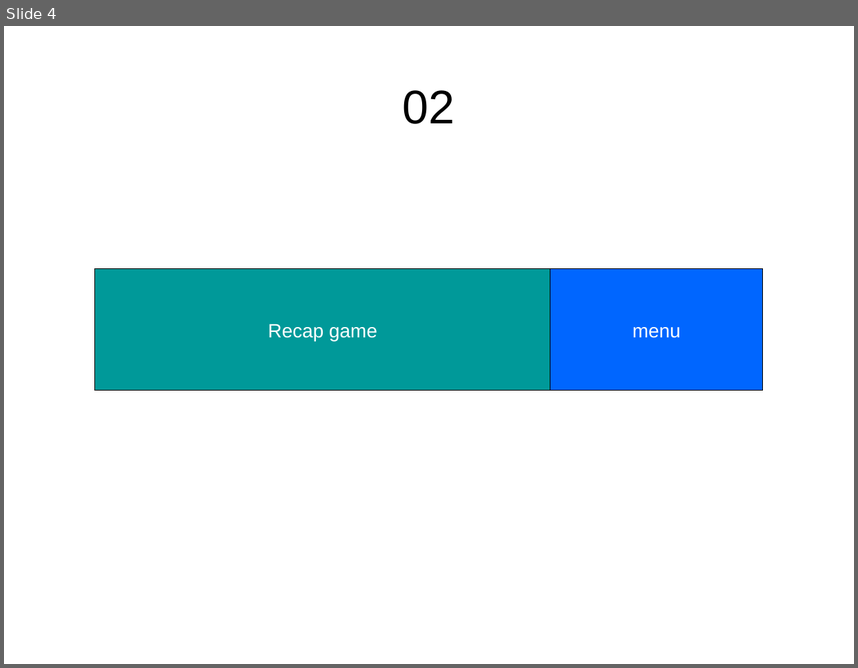
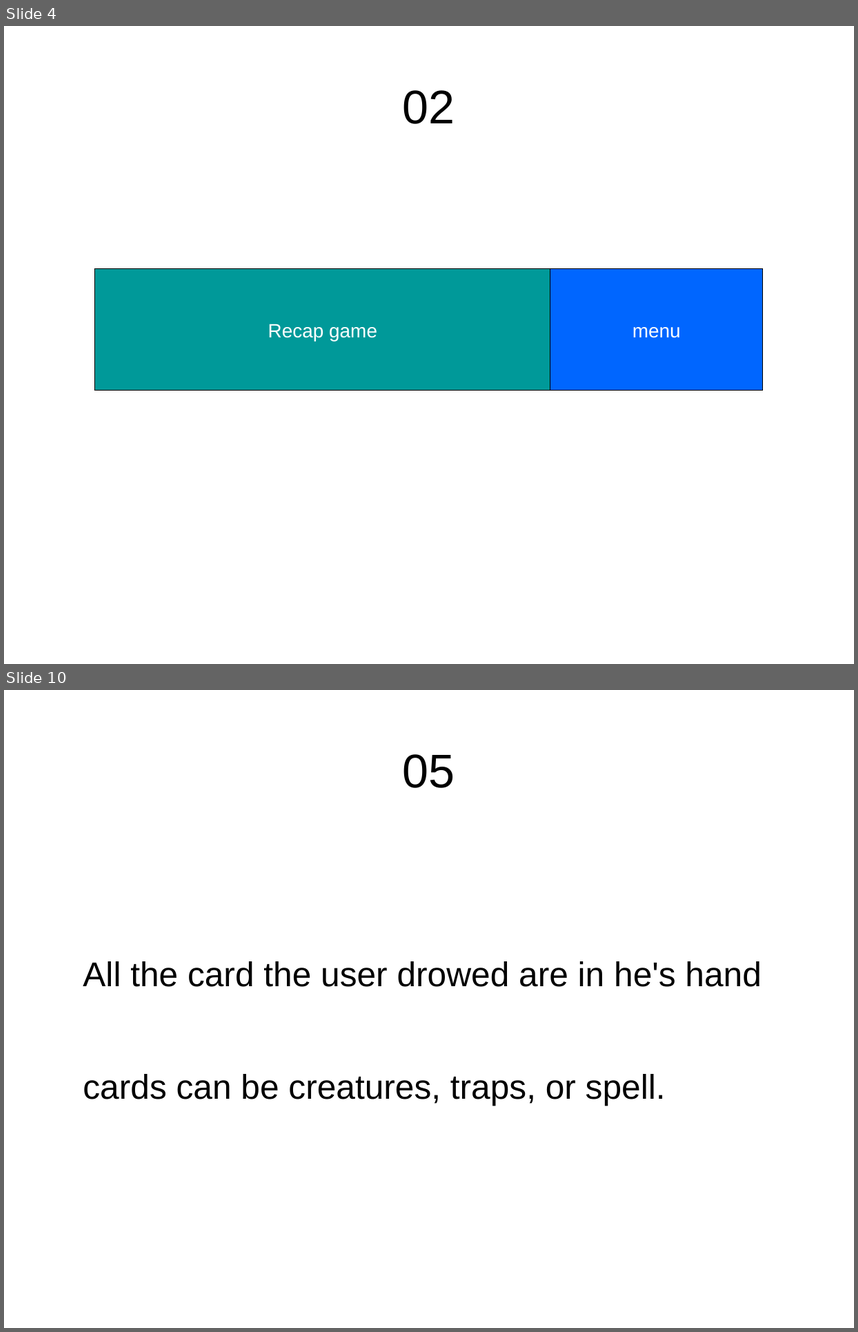
Before and after one commit to idolord/CryptDuel, a slide deck: documentation/interface.ingame.odp. Shown one above the other, each under a label of ours: slide 4 before the commit, slides 4 and 10 after it; the slides between them are not shown. The pictures are 858x668 and 858x1332 pixels, drawn with LibreOffice and Linux fonts; fonts in the diff are those of the drawing. Boxes give left, top, right and bottom in pixels: in the first picture for what was removed or moved away, otherwise in the second. Text is boxed around its words. In the diff, an @@ line names an element or a change of style, - is before the commit and + after.

```diff
--- a/documentation/interface.ingame.odp
+++ b/documentation/interface.ingame.odp
@@ slide 10 added at box(4, 690, 854, 1328), background #FFFFFF @@
@@ title added at box(403, 754, 455, 788), 44 pt, text #000000 @@
+05
@@ text added at box(83, 961, 761, 1105), 32 pt, text #000000 @@
+All the card the user drowed are in he's hand
+cards can be creatures, traps, or spell.
```
Also in this commit, not shown: 2 slides changed, 7 other slides added.
